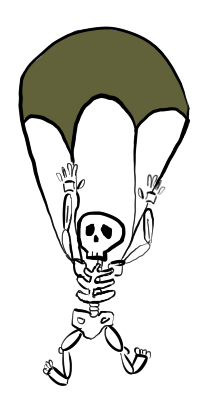
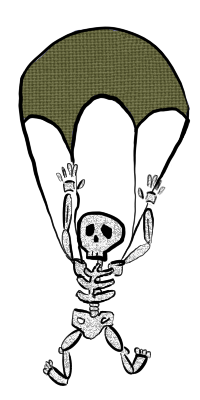
The second 200×400 image is a revision of the first. Changes to its layers:
added group "Group 6" with 6 layers above "Paint Layer 2" over 20, 28, 190, 386
added layer "Copy of Paint Layer 5" (soft light, 47%) in group "Group 6" over 20, 28, 190, 386
moved "Paint Layer 3" into group "Group 6" over 20, 28, 190, 320
moved "Paint Layer 4" into group "Group 6" over 20, 28, 190, 192
added layer "Paint Layer 5" (multiply, 31%) in group "Group 6" over 20, 28, 190, 386
moved "Paint Layer 1" into group "Group 6", painted on it over 43, 128, 164, 386
moved "WhiteColor" into group "Group 6", painted on it over 43, 128, 164, 386
